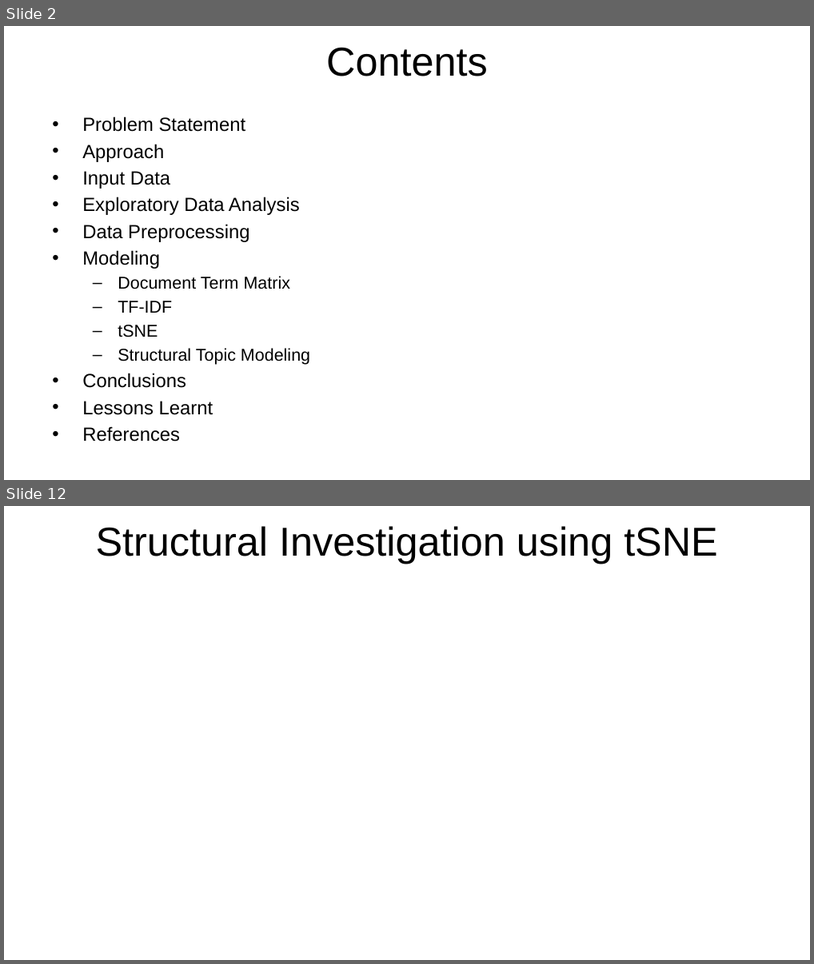
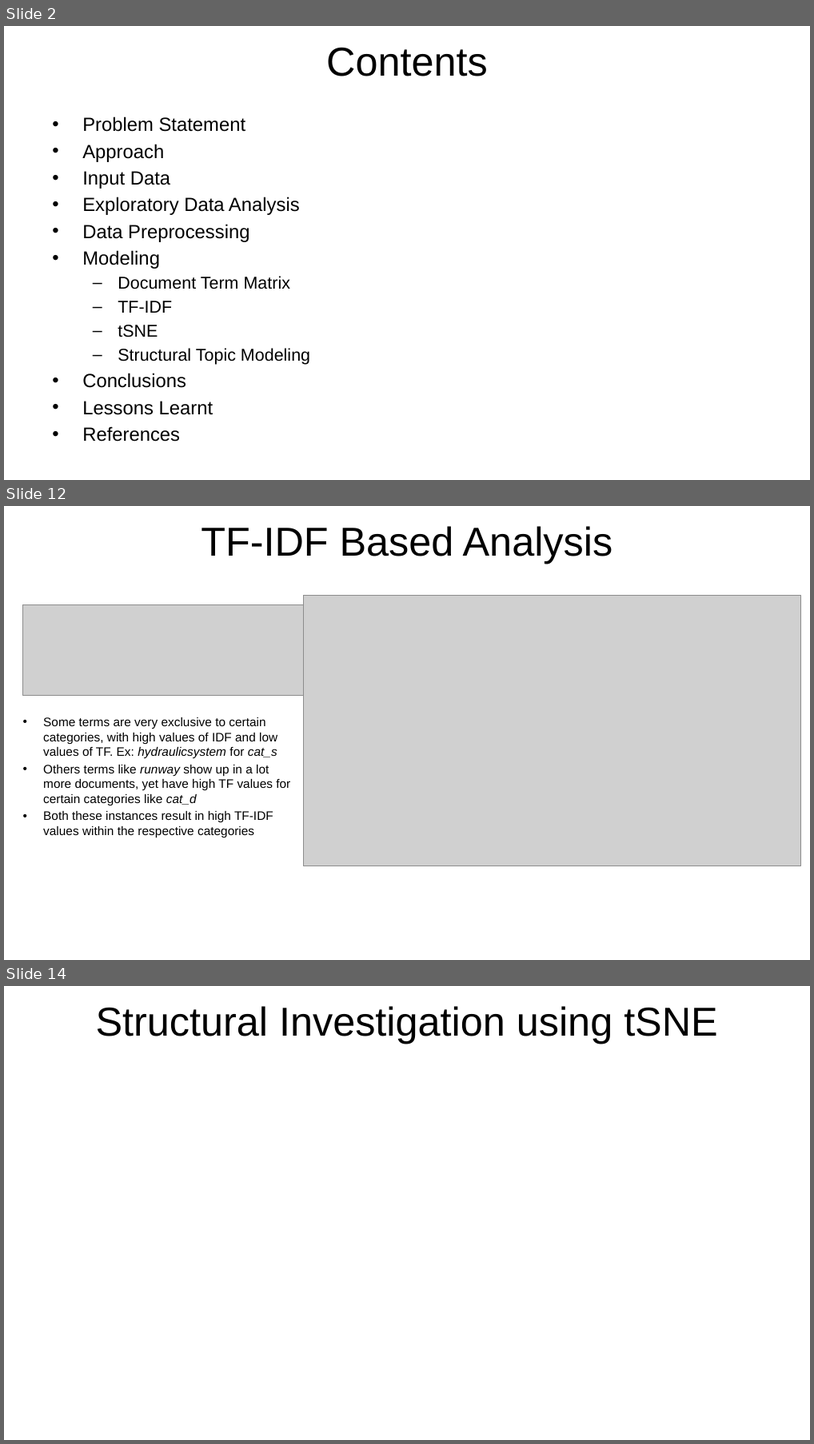
Before and after one commit to rsangole/453_TextAnalysis_FinalProject, a slide deck: reports/Final Report.pptx. Shown one above the other, each under a label of ours: slides 2 and 12 before the commit, slides 2, 12 and 14 after it; the slides between them are not shown. The pictures are 814x964 and 814x1444 pixels, drawn with LibreOffice and Linux fonts; fonts in the diff are those of the drawing; grey boxes stand for pictures; background and template pictures are left out. Boxes give left, top, right and bottom in pixels: in the first picture for what was removed or moved away, otherwise in the second. Text is boxed around its words. In the diff, an @@ line names an element or a change of style, - is before the commit and + after.

```diff
--- a/reports/Final Report.pptx
+++ b/reports/Final Report.pptx
@@ slide 12 added at <box>4,506,810,960</box>, background picture (left out) @@
@@ title added at <box>201,526,614,564</box>, 36 pt, text #000000 @@
+TF-IDF Based Analysis
@@ picture added at <box>303,596,802,866</box> @@
@@ picture added at <box>22,605,303,696</box> @@
@@ text added at <box>43,717,290,838</box>, 11 pt, text #000000 @@
+• Some terms are very exclusive to certain categories, with high values of IDF and low values of TF. Ex: hydraulicsystem for cat_s
+• Others terms like runway show up in a lot more documents, yet have high TF values for certain categories like cat_d
+• Both these instances result in high TF-IDF values within the respective categories
@@ page number added at <box>582,926,770,950</box>, 12 pt, text #FFFFFF @@
+11
@@ what was slide 12 is now slide 14 @@
```
Also in this commit, not shown: 3 slides changed, 9 other slides added, 6 slides removed, 5 other files.
